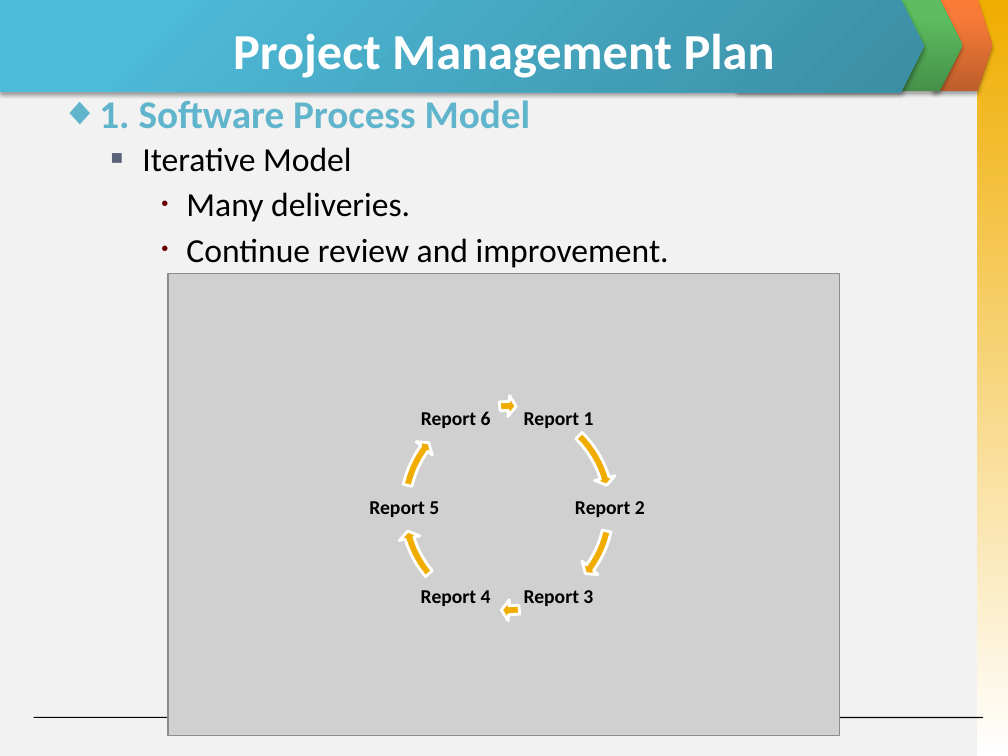
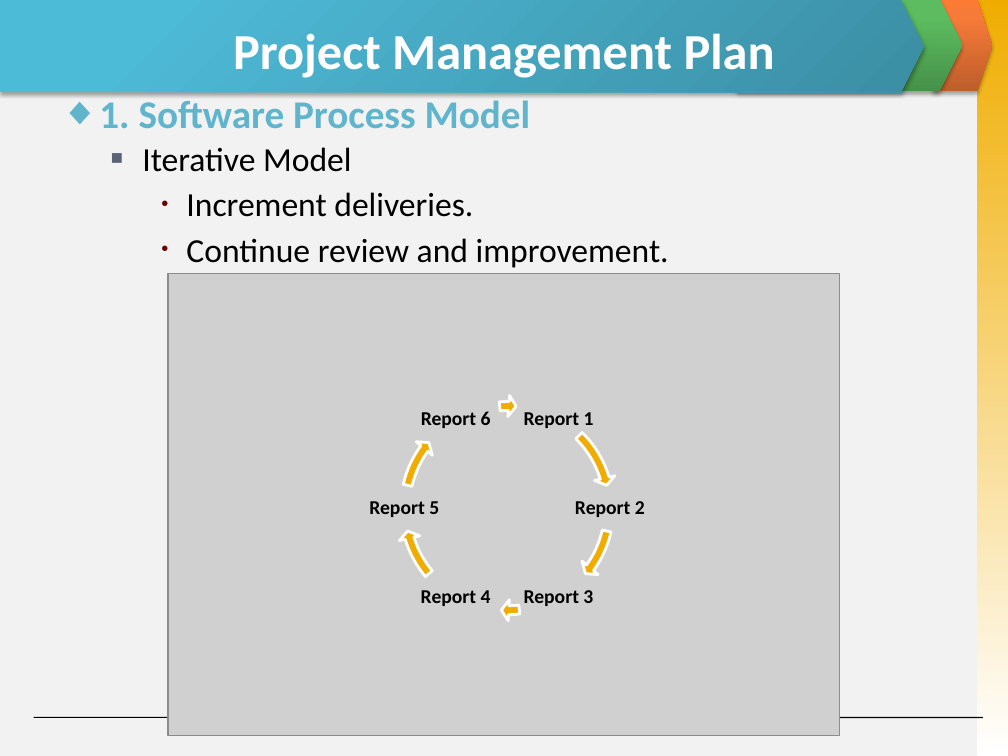
Before and after one commit to invisibleghost/e-learning-website, a slide deck: slide 10 of Document/Final report/Slide Present E-Learning.pptx (slide 11 before the commit). Drawn at 1008x756 pixels with LibreOffice and Linux fonts; fonts in the diff are those of the drawing; grey boxes stand for pictures. Boxes give left, top, right and bottom in pixels: in the first picture for what was removed or moved away, otherwise in the second. Text is boxed around its words. In the diff, an @@ line names an element or a change of style, - is before the commit and + after.

```diff
--- a/Document/Final report/Slide Present E-Learning.pptx
+++ b/Document/Final report/Slide Present E-Learning.pptx
@@ text at (x1=186, y1=192, x2=473, y2=217): text changed @@
-    • Many deliveries.
+    • Increment deliveries.
```
Also in this commit, not shown: 6 other slides changed, 1 slide added, 1 slide removed.
